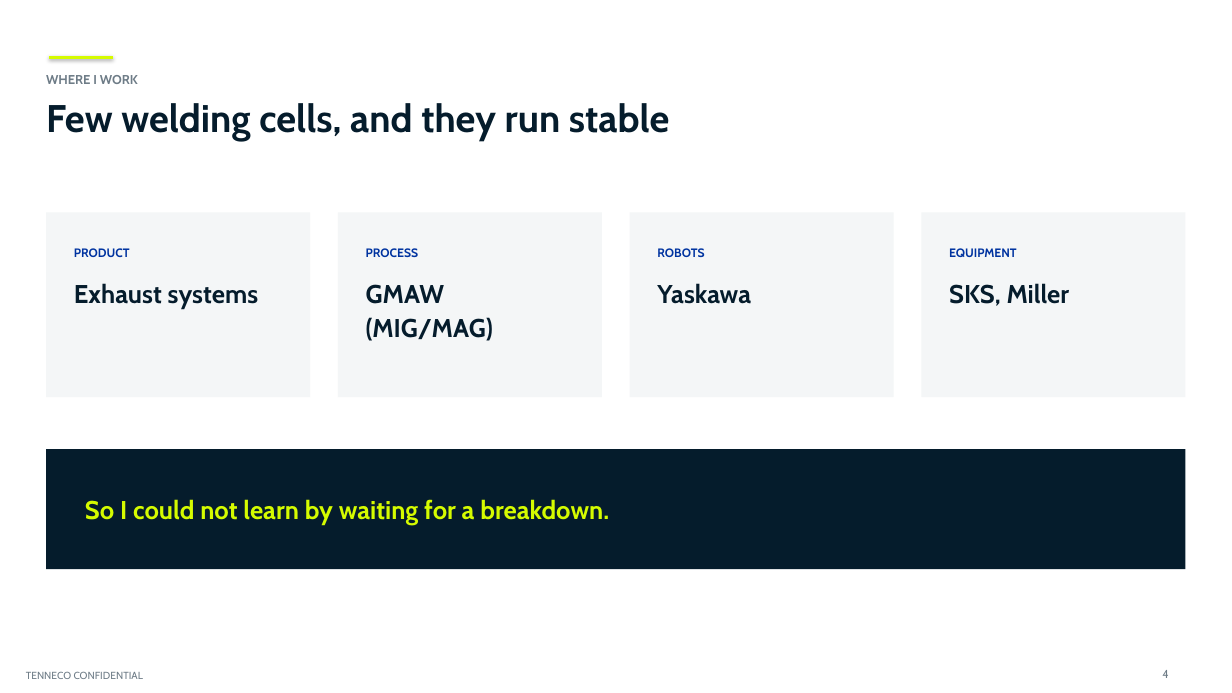
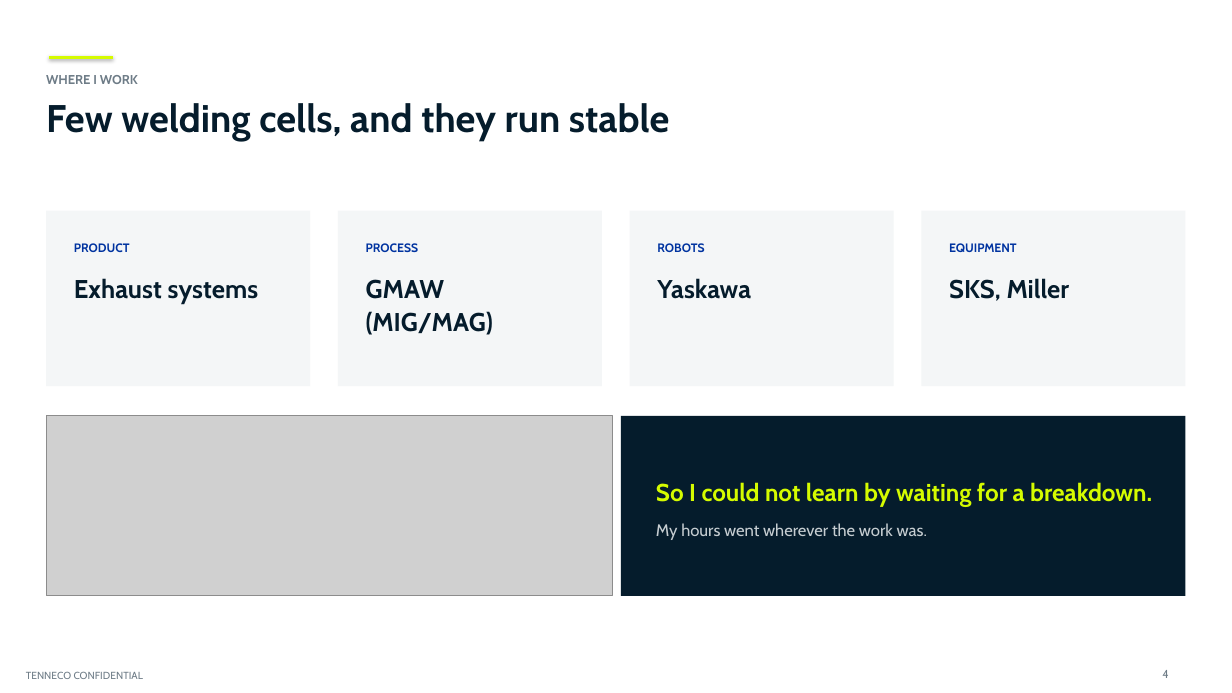
Before and after one commit to adaircarried/Claude-Design, a slide deck: slide 4 of presentations/Tenneco_Intern_Project_Diego_de_Leon.pptx. Drawn at 1232x693 pixels with LibreOffice and Linux fonts; fonts in the diff are those of the drawing; grey boxes stand for pictures; background and template pictures are left out. Boxes give left, top, right and bottom in pixels: in the first picture for what was removed or moved away, otherwise in the second. Text is boxed around its words. In the diff, an @@ line names an element or a change of style, - is before the commit and + after.

```diff
--- a/presentations/Tenneco_Intern_Project_Diego_de_Leon.pptx
+++ b/presentations/Tenneco_Intern_Project_Diego_de_Leon.pptx
@@ rectangle: place and size @@
-rectangle at [46,213,311,397]
+rectangle at [46,211,311,386]
@@ rectangle: place and size @@
-rectangle at [338,213,603,397]
+rectangle at [338,211,603,386]
@@ rectangle: place and size @@
-rectangle at [630,213,895,397]
+rectangle at [630,211,895,386]
@@ rectangle: place and size @@
-rectangle at [921,213,1186,397]
+rectangle at [921,211,1186,386]
@@ 4 texts: place and size @@
-4 texts at [74,248,1070,341]
+4 texts at [74,243,1070,335]
@@ picture added at [46,416,613,596] @@
@@ rectangle: place and size @@
-rectangle at [46,449,1186,569]
+rectangle at [621,416,1186,596]
@@ text "So I could not learn ...": place and size @@
-text "So I could not learn ..." at [85,499,609,525]
+text "So I could not learn ..." at [656,482,1152,540]
@@ text at [656,482,1152,507]: size 20 to 19 pt in "So I could not learn by waiting ..."; line spacing 1 to 1.14 @@
@@ text at [656,523,927,540]: paragraph added @@
+My hours went wherever the work was.
```
Also in this commit, not shown: 8 other slides changed, 2 slides added, 6 other files.
